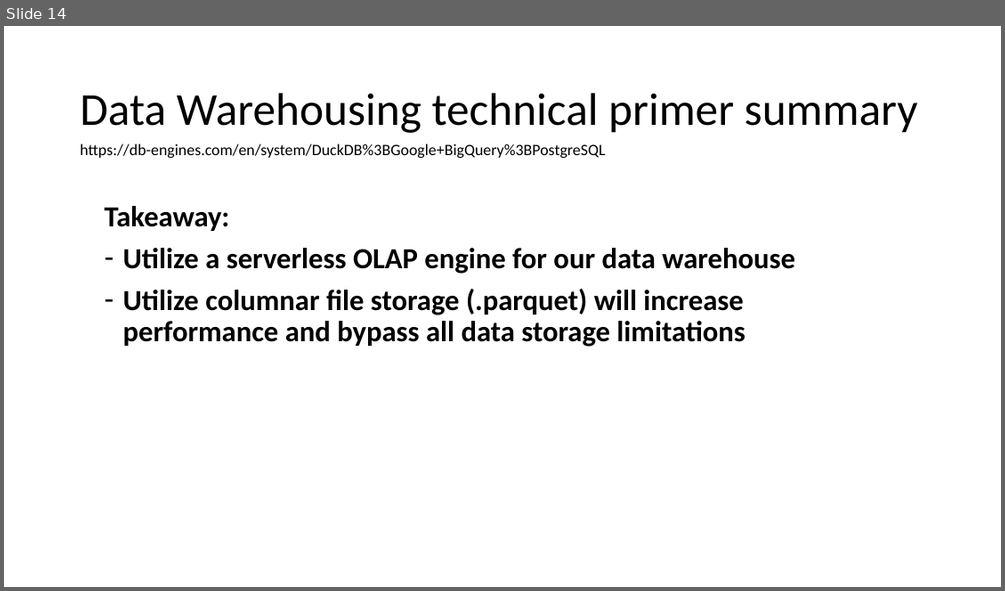
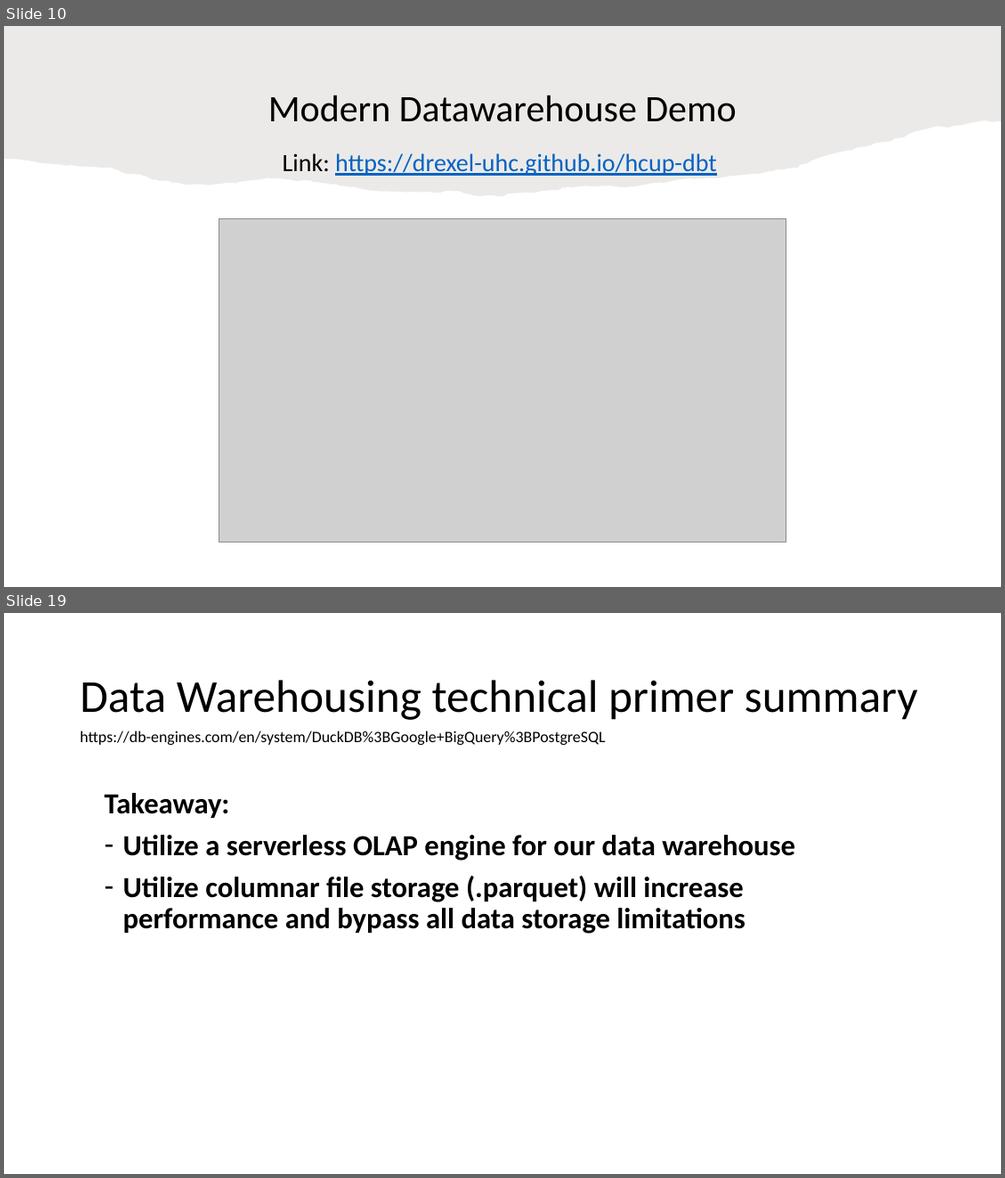
Before and after one commit to federman/hcup-extraction-loading, a slide deck: documents/presentations/2023-04-12 Weekly forum RL.pptx. Shown one above the other, each under a label of ours: slide 14 before the commit, slides 10 and 19 after it; the slides between them are not shown. The pictures are 1005x591 and 1005x1178 pixels, drawn with LibreOffice and Linux fonts; fonts in the diff are those of the drawing; grey boxes stand for pictures. Boxes give left, top, right and bottom in pixels: in the first picture for what was removed or moved away, otherwise in the second. Text is boxed around its words. In the diff, an @@ line names an element or a change of style, - is before the commit and + after.

```diff
--- a/documents/presentations/2023-04-12 Weekly forum RL.pptx
+++ b/documents/presentations/2023-04-12 Weekly forum RL.pptx
@@ slide 10 added at <box>4,26,1001,587</box>, background #FFFFFF @@
@@ freeform shape added at <box>4,26,1001,197</box>, fill #82766A at 15% opacity @@
@@ title added at <box>268,95,736,122</box>, 36 pt, text #000000 @@
+Modern Datawarehouse Demo
@@ text added at <box>283,153,717,176</box>, 24 pt, text #0563C1, underline @@
+Link: https://drexel-uhc.github.io/hcup-dbt
@@ picture added at <box>219,218,785,541</box> @@
@@ what was slide 14 is now slide 19 @@
```
Also in this commit, not shown: 4 slides changed, 13 other slides added, 4 slides removed.
